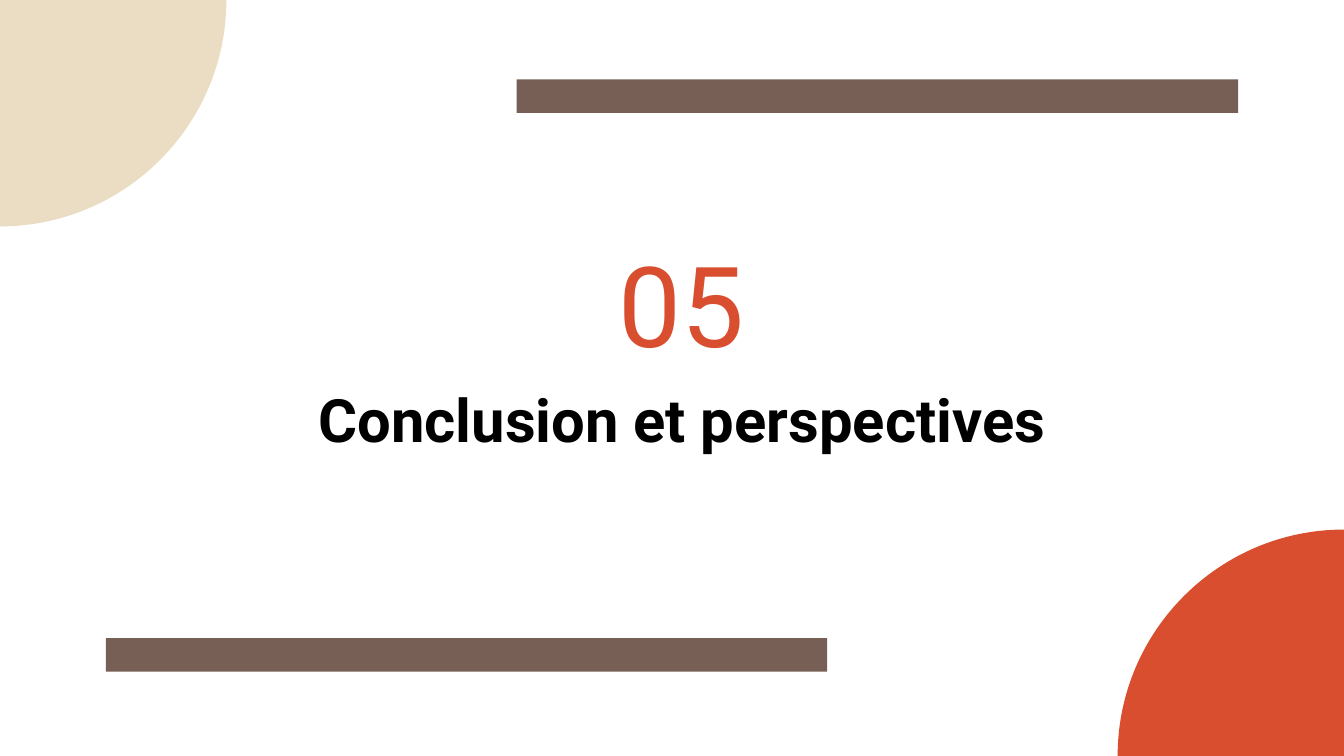
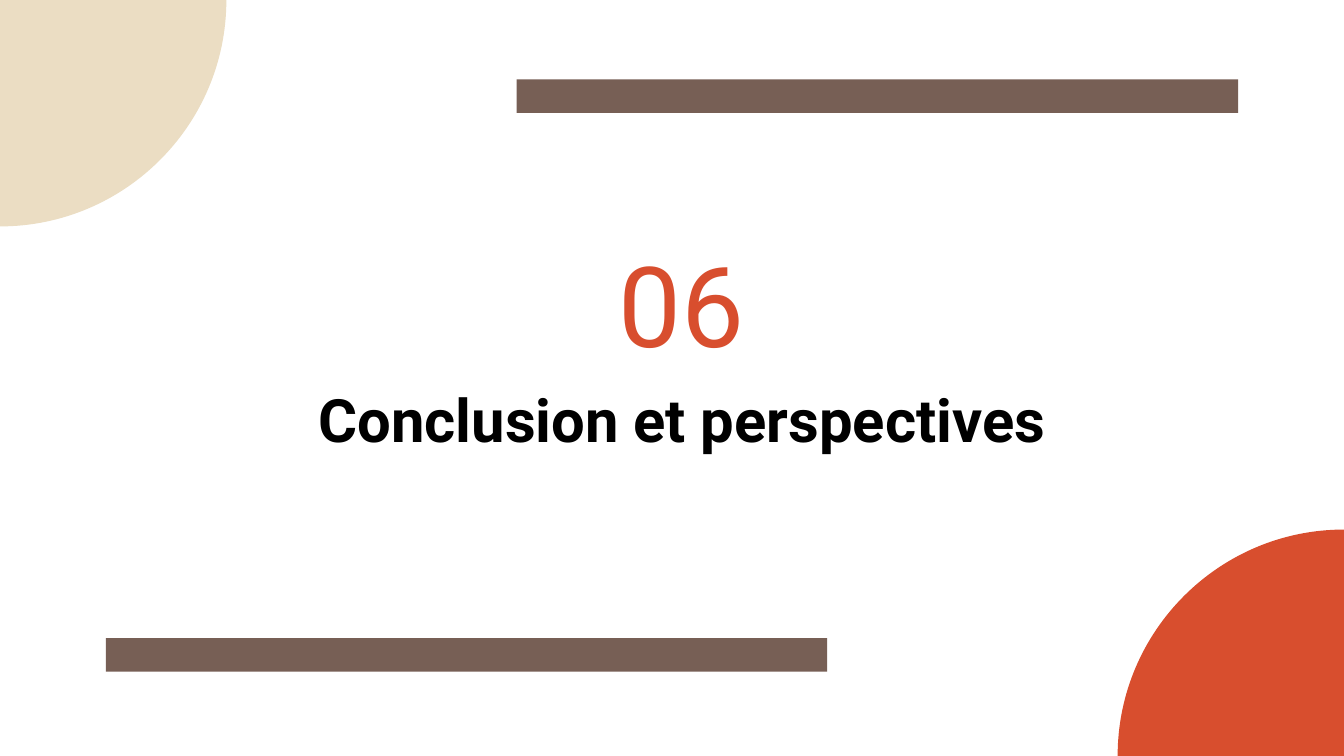
Before and after one commit to Yanis540/PSTL-M1, a slide deck: slide 27 of énoncé/Présentation_Finale.pptx (slide 16 before the commit). Drawn at 1344x756 pixels with LibreOffice and Linux fonts; fonts in the diff are those of the drawing. Boxes give left, top, right and bottom in pixels: in the first picture for what was removed or moved away, otherwise in the second. Text is boxed around its words. In the diff, an @@ line names an element or a change of style, - is before the commit and + after.

```diff
--- a/énoncé/Présentation_Finale.pptx
+++ b/énoncé/Présentation_Finale.pptx
@@ title at <box>619,266,745,348</box>: text changed @@
-05
+06
```
Also in this commit, not shown: 7 other slides changed, 18 slides added, 7 slides removed.
